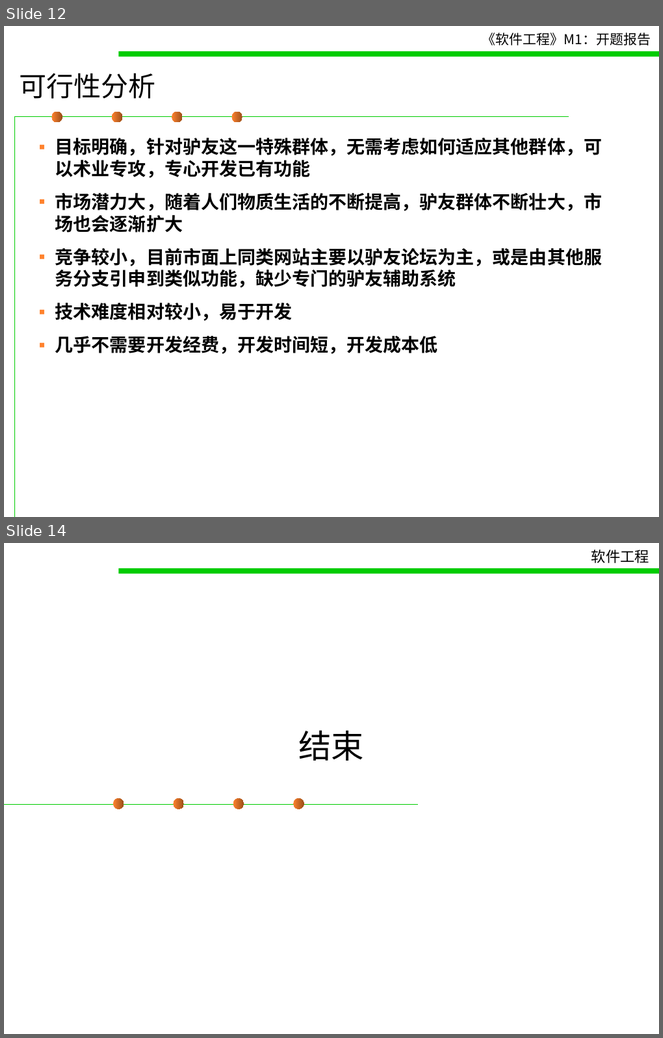
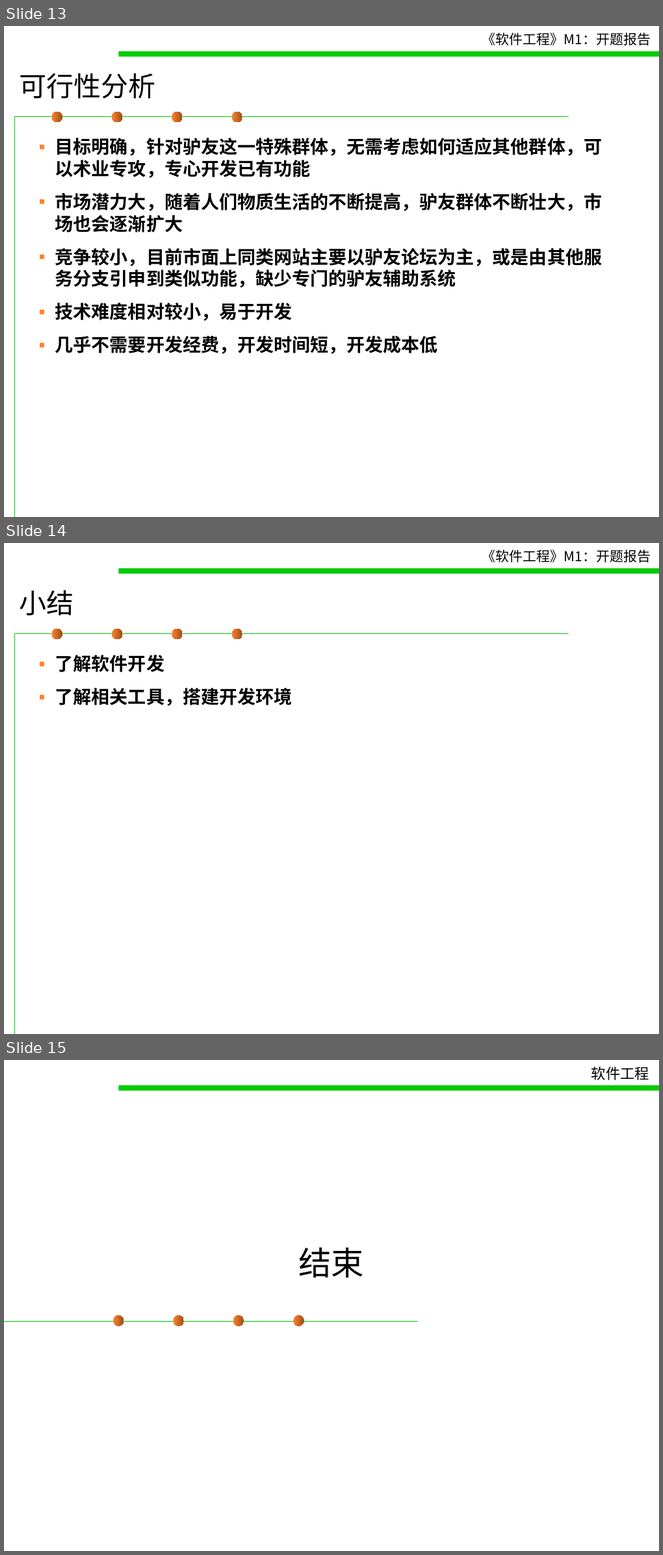
Before and after one commit to jarvet/tour-asist, a slide deck: M1 - 开题报告（模板）.ppt. Shown one above the other, each under a label of ours: slides 12 and 14 before the commit, slides 13, 14 and 15 after it; the slides between them are not shown. The pictures are 663x1038 and 663x1555 pixels, drawn with LibreOffice and Linux fonts; fonts in the diff are those of the drawing; background and template pictures are left out. Boxes give left, top, right and bottom in pixels: in the first picture for what was removed or moved away, otherwise in the second. Text is boxed around its words. In the diff, an @@ line names an element or a change of style, - is before the commit and + after.

```diff
--- a/M1 - 开题报告（模板）.ppt
+++ b/M1 - 开题报告（模板）.ppt
@@ slide 14 added at (x1=4, y1=543, x2=659, y2=1034), background #FFFFFF; not listed: 7 template elements that a slide beside it also shows @@
@@ title added at (x1=20, y1=590, x2=74, y2=616), 30 pt, text #000000 @@
+小结
@@ text added at (x1=55, y1=655, x2=293, y2=706), 20 pt, text #000000, bold @@
+▪ 了解软件开发
+▪ 了解相关工具，搭建开发环境
@@ what was slide 12 is now slide 13 @@
@@ what was slide 14 is now slide 15 @@
```
Also in this commit, not shown: 2 slides changed, 1 other slide added, 1 slide removed, 1 other file.
